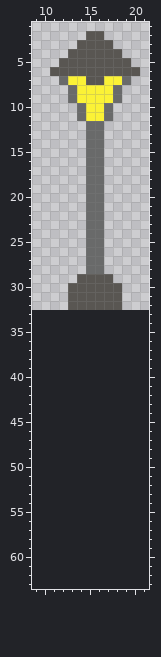
File history of a pixel-art file, Post lamp.aseprite. The picture above was drawn from the file before the commit.
32x32 pixels, 1 frame. Shown: x 9..21, y 1..63. The old version is drawn lined up with the new one, on the new canvas.
After:
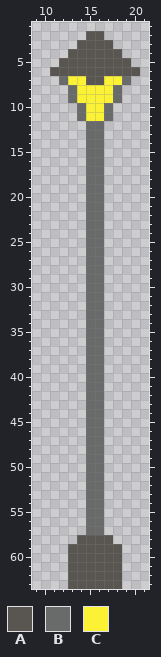
Palette (. is transparent): A #595652  B #696a6a  C #fbf236
From the commit log: redone ice golem (kinda sped tho) and also lamp
The edit:
{"change": "canvas 32x32 -> 32x64, the old top-left corner now at 0,1"}
{"y":29,"x":14,"old":"AAAA","new":".BB."}
{"y":30,"x":13,"old":"AAAAAA","new":"..BB.."}
{"y":31,"x":13,"old":"AAAAAA","new":"..BB.."}
{"y":32,"x":13,"old":"AAAAAA","new":"..BB.."}
{"y":33,"x":15,"old":"..","new":"BB"}
{"y":34,"x":15,"old":"..","new":"BB"}
{"y":35,"x":15,"old":"..","new":"BB"}
{"y":36,"x":15,"old":"..","new":"BB"}
{"y":37,"x":15,"old":"..","new":"BB"}
{"y":38,"x":15,"old":"..","new":"BB"}
{"y":39,"x":15,"old":"..","new":"BB"}
{"y":40,"x":15,"old":"..","new":"BB"}
{"y":41,"x":15,"old":"..","new":"BB"}
{"y":42,"x":15,"old":"..","new":"BB"}
{"y":43,"x":15,"old":"..","new":"BB"}
{"y":44,"x":15,"old":"..","new":"BB"}
{"y":45,"x":15,"old":"..","new":"BB"}
{"y":46,"x":15,"old":"..","new":"BB"}
{"y":47,"x":15,"old":"..","new":"BB"}
{"y":48,"x":15,"old":"..","new":"BB"}
{"y":49,"x":15,"old":"..","new":"BB"}
{"y":50,"x":15,"old":"..","new":"BB"}
{"y":51,"x":15,"old":"..","new":"BB"}
{"y":52,"x":15,"old":"..","new":"BB"}
{"y":53,"x":15,"old":"..","new":"BB"}
{"y":54,"x":15,"old":"..","new":"BB"}
{"y":55,"x":15,"old":"..","new":"BB"}
{"y":56,"x":15,"old":"..","new":"BB"}
{"y":57,"x":15,"old":"..","new":"BB"}
{"y":58,"x":14,"old":"....","new":"AAAA"}
{"y":59,"x":13,"old":"......","new":"AAAAAA"}
{"y":60,"x":13,"old":"......","new":"AAAAAA"}
{"y":61,"x":13,"old":"......","new":"AAAAAA"}
{"y":62,"x":13,"old":"......","new":"AAAAAA"}
{"y":63,"x":13,"old":"......","new":"AAAAAA"}
{"label":"changed","picture_box":[68,274,122,589]}
